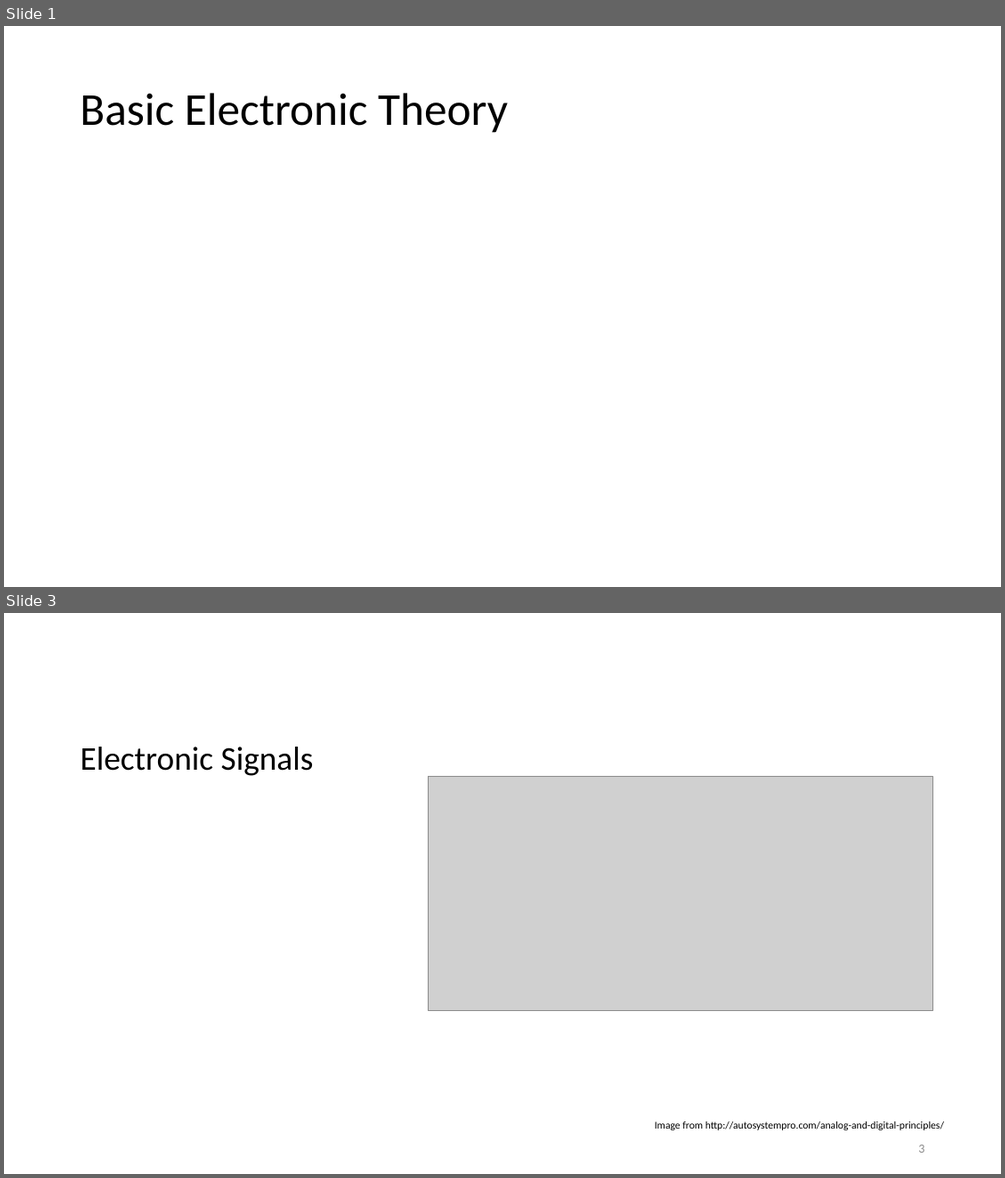
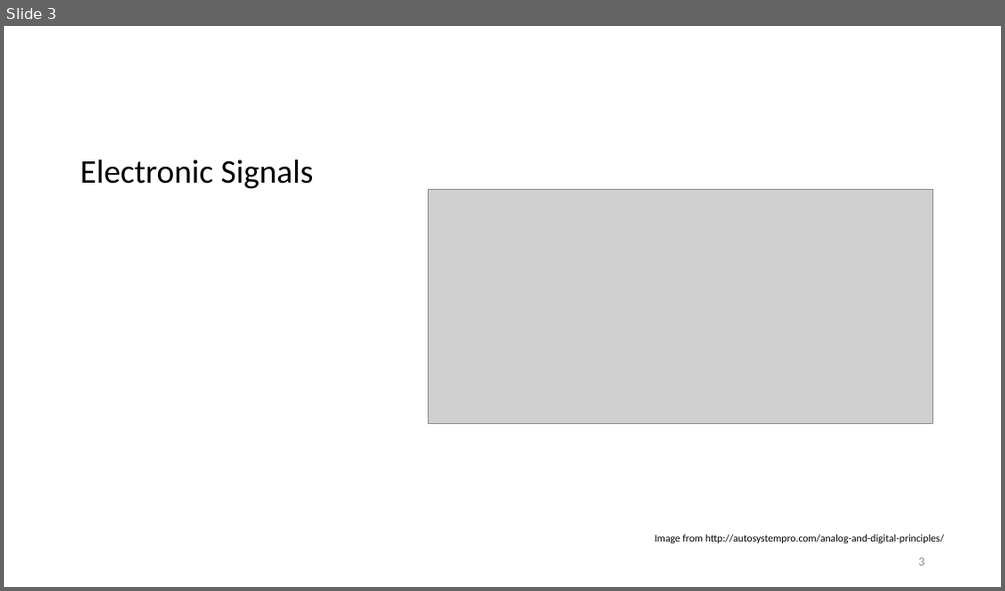
Before and after one commit to fxwalsh/project-2-2023, a slide deck: topic03/talk1/talk1.pptx. Shown one above the other, each under a label of ours: slides 1 and 3 before the commit, slide 3 after it; the slides between them are not shown. The pictures are 1005x1178 and 1005x591 pixels, drawn with LibreOffice and Linux fonts; fonts in the diff are those of the drawing; grey boxes stand for pictures. Boxes give left, top, right and bottom in pixels: in the first picture for what was removed or moved away, otherwise in the second. Text is boxed around its words. In the diff, an @@ line names an element or a change of style, - is before the commit and + after.

```diff
--- a/topic03/talk1/talk1.pptx
+++ b/topic03/talk1/talk1.pptx
@@ slide 1 removed at (4,26,1001,587), background #FFFFFF @@
@@ title removed at (80,93,508,133) @@
-Basic Electronic Theory
```
Also in this commit, not shown: 3 slides changed, 1 slide added, 5 other slides removed, 1 other file.
